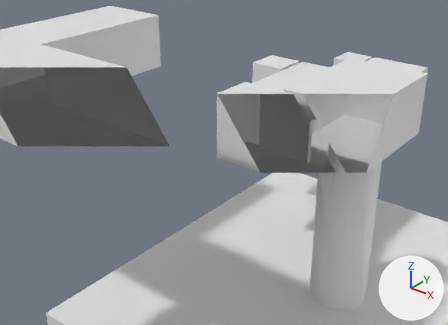
The Blender file 블렌더/05_StarBoss/StarBoss_001.blend as it was, and as the next commit left it.
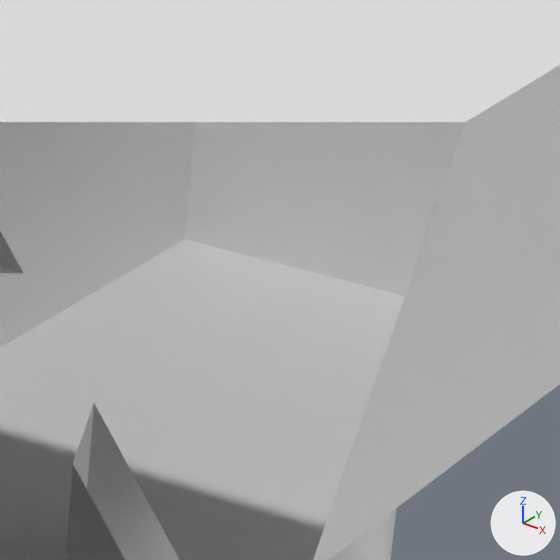
There are two pictures of each version: one from a camera (50 mm lens) standing at (23.7, -14.14, 12.88) and looking at (4.82, 9.46, -1.75), one close up on the part from 70% to 92% of the width and 22% to 52% of the height. The lights are fixed; the arrows at lower right show +X, +Y and +Z. Everything nearer to the camera than a plane just in front of the edit is cut away.

The first close-up shows 'BatRoom', 'BatRoomElevator', 'BatRoomElevatorWall', 'StairCorridor'.
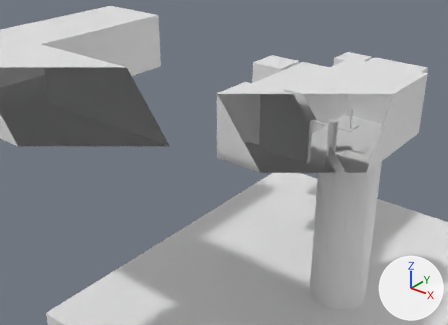
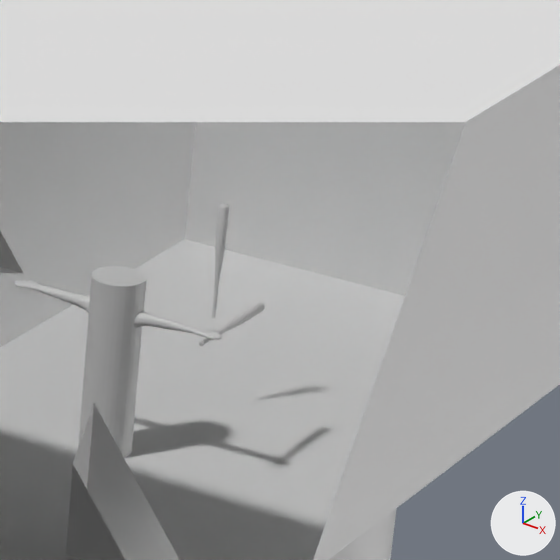
Patch to the scene script:
```diff
--- a/블렌더/05_StarBoss/StarBoss_001.blend.py
+++ b/블렌더/05_StarBoss/StarBoss_001.blend.py
@@ mat_clown_001 @@
+mat_clown_001 = principled_material('Clown.001')
+mat_clown_001.base_color = (0.8, 0.8, 0.8)  # white #e7e7e7
@@ me_cylinder_004 @@
+me_cylinder_004.from_pydata(...)  # 224 vertices, 210 faces; spans x -0.048..0.048, y -0.048..0.048, z -0.546..0.602
+me_cylinder_004.polygons.foreach_set('use_smooth', [True] * 210)
@@ me_cube_016 @@
+me_cube_016.from_pydata(...)  # 1734 vertices, 1694 faces; spans x -1.08..1.08, y -0.11..0.06, z -0.97..0.17
+me_cube_016.materials.append(mat_clown_001)  # its picture is missing
@@ me_cylinder_002 @@
+me_cylinder_002.from_pydata(...)  # 64 vertices, 34 faces; spans x -0.25..0.25, y -0.83..0.92, z -0.25..0.25
@@ ob_bat @@
+ob_bat = bpy.data.objects.new('Bat', me_cylinder_004)
+ob_bat.location = (9.43, 14.74, 0.3)
@@ ob_hand @@
+ob_hand = bpy.data.objects.new('Hand', me_cube_016)
+ob_hand.location = (9.16, 13.3, 0.22)
+ob_hand.rotation_euler = (1.571, 0.0, 0.0)  # degrees (90, 0, 0)
@@ ob_humansize @@
+ob_humansize = bpy.data.objects.new('HumanSize', me_cylinder_002)
+ob_humansize.location = (9.16, 13.3, -0.36)
+ob_humansize.rotation_euler = (1.571, 0.0, 0.0)  # degrees (90, 0, 0)
```

What differs and where, as boxes (x1, y1, x2, y2) in the close-ups (560 x 560 px):
'HumanSize', added: after (78, 266, 147, 458)
'Hand', added: after (15, 280, 265, 346)
'Bat', added: after (211, 204, 229, 318)
